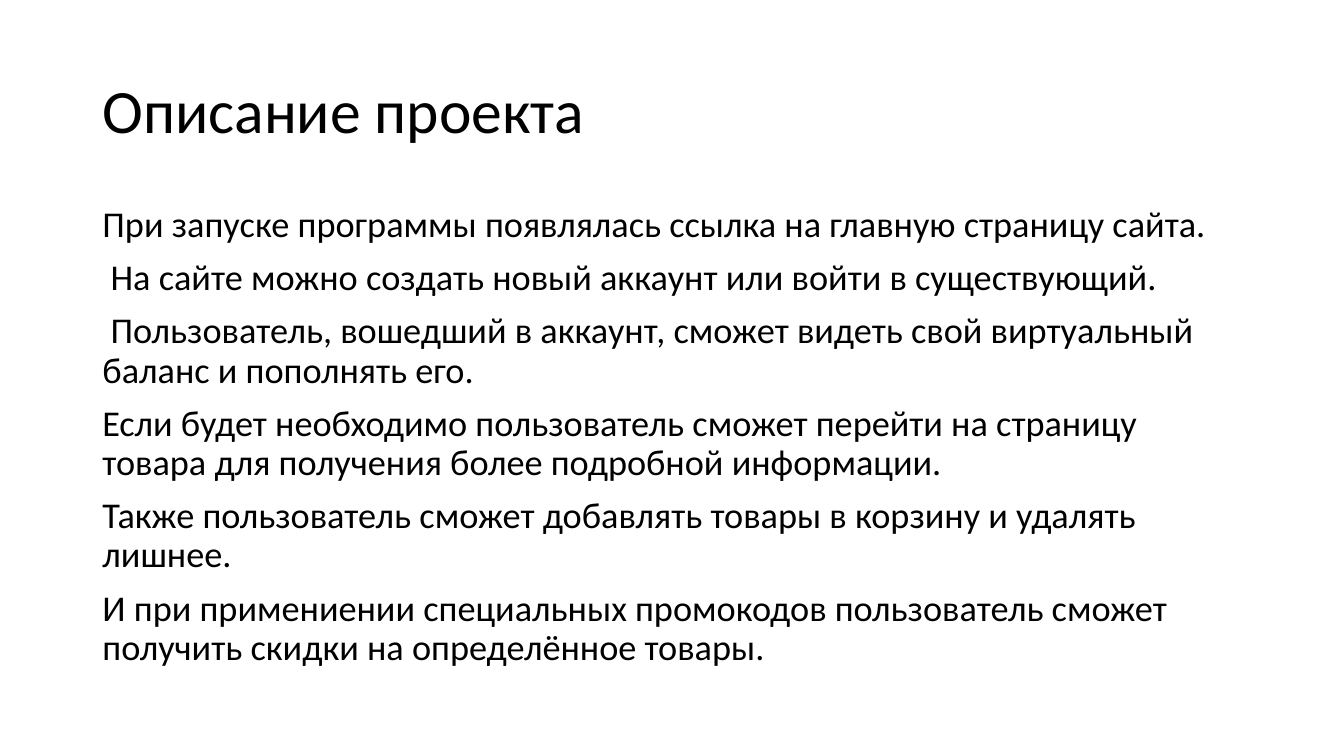
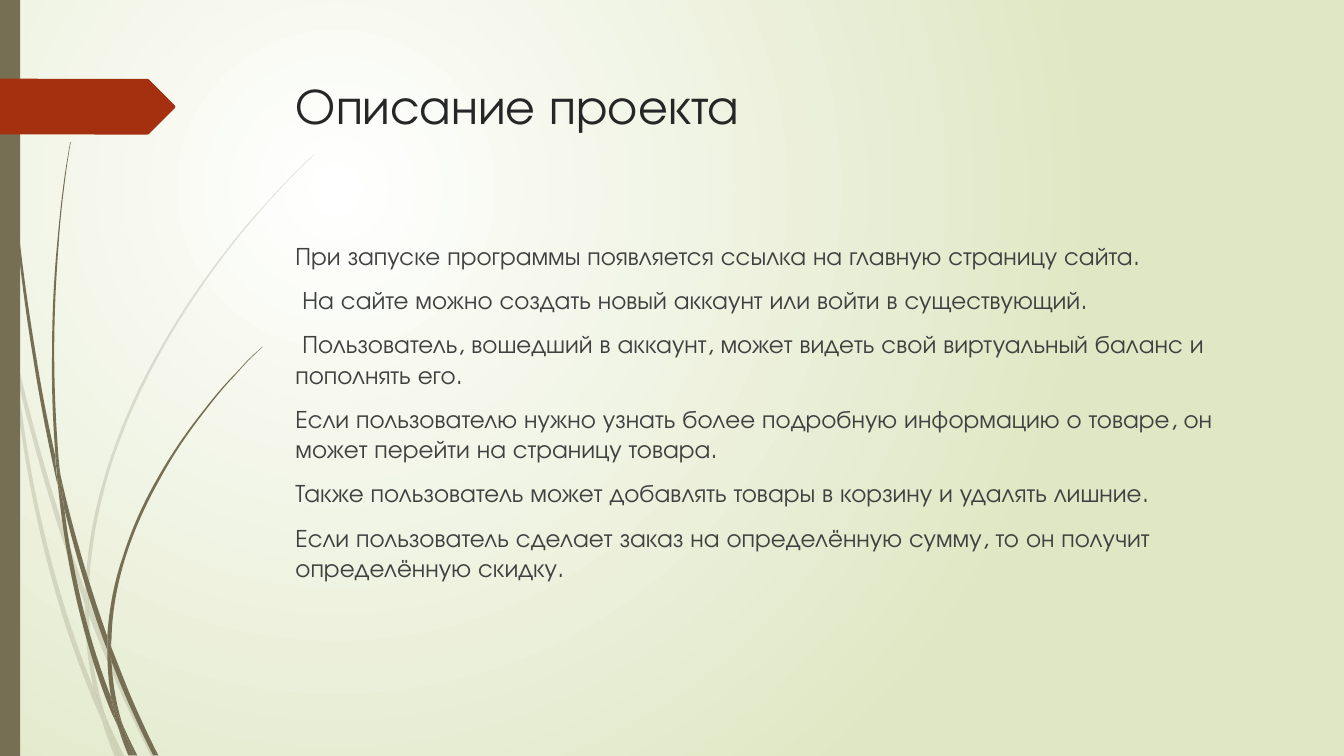
Before and after one commit to MishaTereshchenko/-WEB, a slide deck: slide 3 of Проект интернет-магазин.pptx. Drawn at 1344x756 pixels with LibreOffice and Linux fonts; fonts in the diff are those of the drawing. Boxes give left, top, right and bottom in pixels: in the first picture for what was removed or moved away, otherwise in the second. Text is boxed around its words. In the diff, an @@ line names an element or a change of style, - is before the commit and + after.

```diff
--- a/Проект интернет-магазин.pptx
+++ b/Проект интернет-магазин.pptx
@@ background #FFFFFF to gradient #FFFFFF to #DFE8C4 @@
@@ rectangle added at <box>0,0,20,756</box>, fill #766F54 @@
@@ freeform shape added at <box>0,79,175,134</box>, fill #A53010 @@
@@ title "Описание проекта": place and size @@
-title "Описание проекта" at <box>102,93,584,143</box>
+title "Описание проекта" at <box>296,89,740,133</box>
@@ title "Описание проекта" at <box>296,89,740,133</box>: size 44 to 36 pt, font Calibri to TeX Gyre Adventor, text colour #000000 to #262626; line spacing 0.9 to 1; vertical alignment middle to top @@
@@ text "При запуске программы появляется ссылка ...": place and size @@
-text "При запуске программы появляется ссылка ..." at <box>102,212,1205,666</box>
+text "При запуске программы появляется ссылка ..." at <box>295,248,1213,582</box>
@@ text at <box>295,248,1132,270</box>: text changed; size 25.9 to 18 pt; font Calibri to TeX Gyre Adventor; text colour #000000 to #404040 @@
-При запуске программы появлялась ссылка на главную страницу сайта.
+При запуске программы появляется ссылка на главную страницу сайта.
@@ text at <box>302,292,1081,314</box>: size 25.9 to 18 pt, font Calibri to TeX Gyre Adventor, text colour #000000 to #404040 in "На сайте можно создать новый аккаунт или ..."; line spacing 0.9 to 1 @@
@@ text at <box>295,336,1213,582</box>: text changed; size 25.9 to 18 pt; font Calibri to TeX Gyre Adventor; text colour #000000 to #404040 @@
-Пользователь, вошедший в аккаунт, сможет видеть свой виртуальный баланс и пополнять его.
-Если будет необходимо пользователь сможет перейти на страницу товара для получения более подробной информации.
-Также пользователь сможет добавлять товары в корзину и удалять лишнее.
-И при примениении специальных промокодов пользователь сможет получить скидки на определённое товары.
+Пользователь, вошедший в аккаунт, может видеть свой виртуальный баланс и пополнять его.
+Если пользователю нужно узнать более подробную информацию о товаре, он может перейти на страницу товара.
+Также пользователь может добавлять товары в корзину и удалять лишние.
+Если пользователь сделает заказ на определённую сумму, то он получит определённую скидку.
@@ group added at <box>0,154,315,756</box>: 10 freeform shapes @@
@@ group added at <box>3,0,262,756</box>: 12 freeform shapes @@
```
Also in this commit, not shown: 4 other slides changed, 4 slides added, 1 other file.
